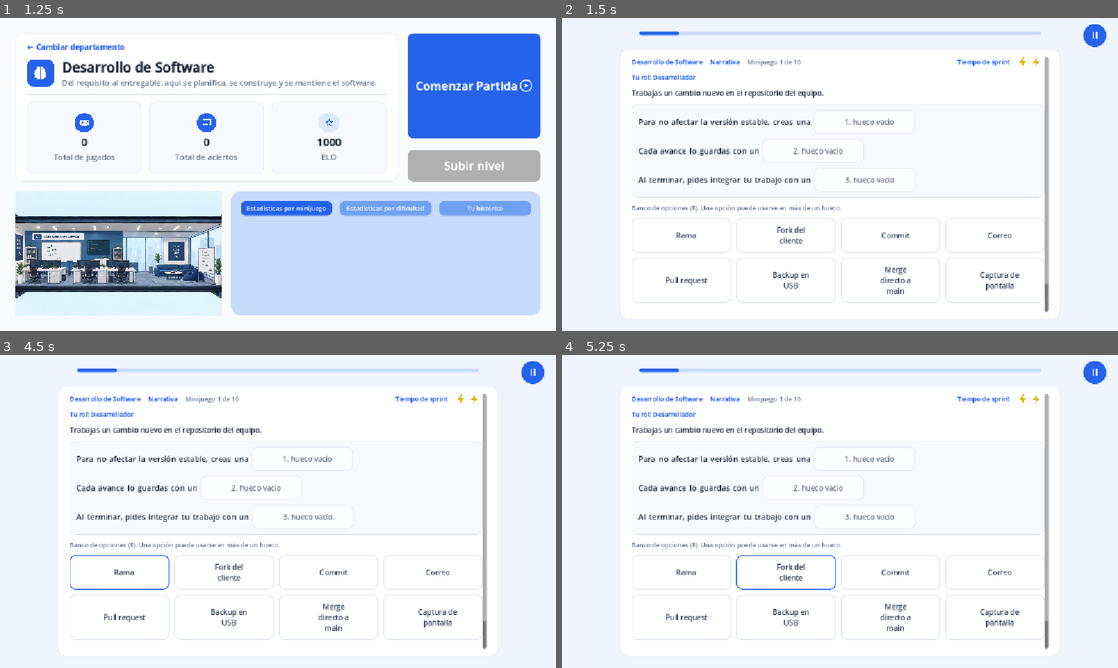
Above: before the commit, frames 1-4 (two rows, left to right).
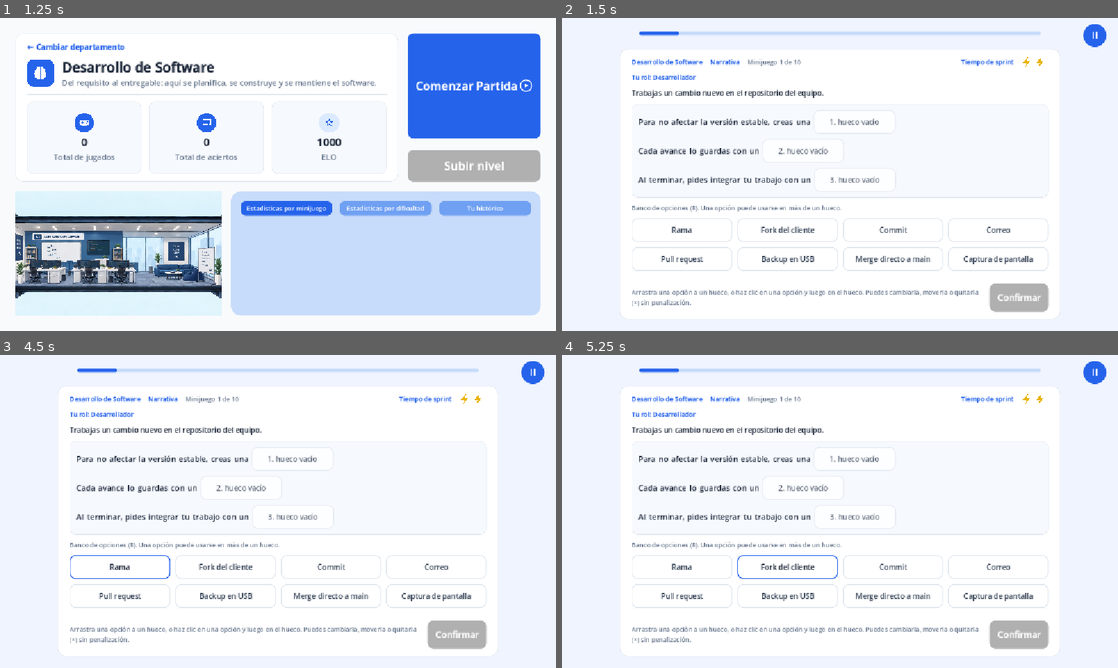
Above: after the commit, the same moments.

Repository: 1affogato/TSP-A26-NAKOSU
Game: Godot game, scene res://scenes/department_view.tscn
Same seed, same stepped clock (60 frames per second), same inputs: the game is played once before the commit and once after it.
Inputs:
- Up to frame 1 (1.25 s): click "Piso 4 - Desarrollo de Softwa…" at 0.5 s
- Up to frame 2 (1.5 s): click "Comenzar Partida" at 1.25 s
- Up to frame 3 (4.5 s): click "1. hueco vacío" at 2 s; click "2. hueco vacío" at 2.75 s; click "3. hueco vacío" at 3.5 s; click "Rama" at 4.25 s
- Up to frame 4 (5.25 s): click "Fork del cliente" at 5 s

Frame 1 is identical in both runs. In frame 2, 5.8% of the frame differs, in the area x 12-88%, y 12-94%; in frame 3, 5.8%; in frame 4, 5.8%.

Commit message:
Corrige pantallas cortadas: el resultado de la bomba ya no se sale de la pantalla (la tarjeta se desplaza y los enlaces quedan visibles) y en Narrativa las opciones dejan espacio junto al scroll y el texto queda centrado

Diff:
--- a/softlearning/scenes/minigame_feedback.gd
+++ b/softlearning/scenes/minigame_feedback.gd
@@ -16,13 +16,41 @@
 const RED := Color(0.863, 0.149, 0.149)
 const RED_BG := Color(0.996, 0.949, 0.949)
 
+## Gap between the card and the two links (the separation of Layout).
+const LINKS_GAP := 12.0
+
 var _is_correct := false
+var _fit_queued := false
 
 
 func _ready() -> void:
 	%HomeButton.pressed.connect(home_pressed.emit)
 	%NextButton.pressed.connect(next_pressed.emit)
 	%Mark.draw.connect(_draw_mark)
+	resized.connect(_queue_fit)
+	visibility_changed.connect(_queue_fit)
+	%Rows.child_order_changed.connect(_queue_fit)
+
+
+## A result taller than the screen (the bomb lists its 3 locks) must not push
+## the links off it: the badge, the title and the card scroll in the room left
+## above the links, which stay in view. When everything fits it looks as before.
+func _queue_fit() -> void:
+	if _fit_queued or not is_inside_tree():
+		return
+	_fit_queued = true
+	# One frame later the old rows (queue_free) are gone and the sizes are real.
+	await get_tree().process_frame
+	_fit_queued = false
+	_fit()
+
+
+func _fit() -> void:
+	if not is_visible_in_tree():
+		return
+	var room: float = size.y - get_theme_constant("margin_top") - get_theme_constant("margin_bottom") \
+			- %Actions.get_combined_minimum_size().y - LINKS_GAP
+	%Scroll.custom_minimum_size.y = clampf(%Content.get_combined_minimum_size().y, 0.0, maxf(room, 0.0))
 
 
 ## Empties the card and sets the badge, the title and the subtitle pill.
--- a/softlearning/scenes/minigame_feedback.tscn
+++ b/softlearning/scenes/minigame_feedback.tscn
@@ -19,26 +19,38 @@
 theme_override_constants/separation = 12
 alignment = 1
 
-[node name="ResultBadge" type="PanelContainer" parent="Layout"]
+[node name="Scroll" type="ScrollContainer" parent="Layout"]
+unique_name_in_owner = true
+layout_mode = 2
+horizontal_scroll_mode = 0
+theme_override_constants/scrollbar_h_separation = 14
+
+[node name="Content" type="VBoxContainer" parent="Layout/Scroll"]
+unique_name_in_owner = true
+layout_mode = 2
+size_flags_horizontal = 3
+theme_override_constants/separation = 12
+
+[node name="ResultBadge" type="PanelContainer" parent="Layout/Scroll/Content"]
 unique_name_in_owner = true
 custom_minimum_size = Vector2(80, 80)
 layout_mode = 2
 size_flags_horizontal = 4
 theme_type_variation = &"WrongBadge"
 
-[node name="Mark" type="Control" parent="Layout/ResultBadge"]
+[node name="Mark" type="Control" parent="Layout/Scroll/Content/ResultBadge"]
 unique_name_in_owner = true
 layout_mode = 2
 mouse_filter = 2
 
-[node name="ResultTitle" type="Label" parent="Layout"]
+[node name="ResultTitle" type="Label" parent="Layout/Scroll/Content"]
 unique_name_in_owner = true
 layout_mode = 2
 theme_type_variation = &"WrongTitle"
 text = "Incorrecto"
 horizontal_alignment = 1
 
-[node name="Subtitle" type="Label" parent="Layout"]
+[node name="Subtitle" type="Label" parent="Layout/Scroll/Content"]
 unique_name_in_owner = true
 layout_mode = 2
 size_flags_horizontal = 4
@@ -46,16 +58,17 @@
 text = "El ejemplo pertenece a otra categoría."
 horizontal_alignment = 1
 
-[node name="Card" type="PanelContainer" parent="Layout"]
+[node name="Card" type="PanelContainer" parent="Layout/Scroll/Content"]
 layout_mode = 2
 theme_type_variation = &"Frame"
 
-[node name="Rows" type="VBoxContainer" parent="Layout/Card"]
+[node name="Rows" type="VBoxContainer" parent="Layout/Scroll/Content/Card"]
 unique_name_in_owner = true
 layout_mode = 2
 theme_override_constants/separation = 12
 
 [node name="Actions" type="HBoxContainer" parent="Layout"]
+unique_name_in_owner = true
 layout_mode = 2
 theme_override_constants/separation = 96
 alignment = 1
--- a/softlearning/scenes/narrative_view.gd
+++ b/softlearning/scenes/narrative_view.gd
@@ -149,6 +149,7 @@
 	box.add_theme_constant_override("separation", 0)
 	var button := Button.new()
 	button.theme_type_variation = &"Option"
+	_center_text(button)
 	button.toggle_mode = true
 	button.custom_minimum_size = Vector2(170, 34)
 	var answer: String = _answers.get(index, "")
@@ -182,6 +183,7 @@
 		var button := Button.new()
 		button.text = text
 		button.theme_type_variation = &"Option"
+		_center_text(button)
 		button.toggle_mode = true
 		button.button_pressed = text == _held or used.has(text)
 		button.autowrap_mode = TextServer.AUTOWRAP_WORD_SMART
@@ -242,10 +244,21 @@
 	minigame.clear_blank(blank_index)
 
 
+## The "Option" style keeps 64 px on the left for the quiz's A-D badge. Here
+## there is no badge, so the text would sit off-center: same style, even margins.
+func _center_text(button: Button) -> void:
+	for state in ["normal", "hover", "pressed", "hover_pressed"]:
+		var box := ThemeDB.get_project_theme().get_stylebox(state, &"Option").duplicate() as StyleBoxFlat
+		box.content_margin_left = 16.0
+		box.content_margin_right = 16.0
+		button.add_theme_stylebox_override(state, box)
+
+
 func _preview(text: String) -> Control:
 	var label := Button.new()
 	label.text = text
 	label.theme_type_variation = &"Option"
+	_center_text(label)
 	label.modulate.a = 0.85
 	return label
 
--- a/softlearning/scenes/narrative_view.tscn
+++ b/softlearning/scenes/narrative_view.tscn
@@ -59,6 +59,7 @@
 [node name="Scroll" type="ScrollContainer" parent="PlayScreen/Card"]
 layout_mode = 2
 horizontal_scroll_mode = 0
+theme_override_constants/scrollbar_h_separation = 14
 
 [node name="Content" type="VBoxContainer" parent="PlayScreen/Card/Scroll"]
 layout_mode = 2
